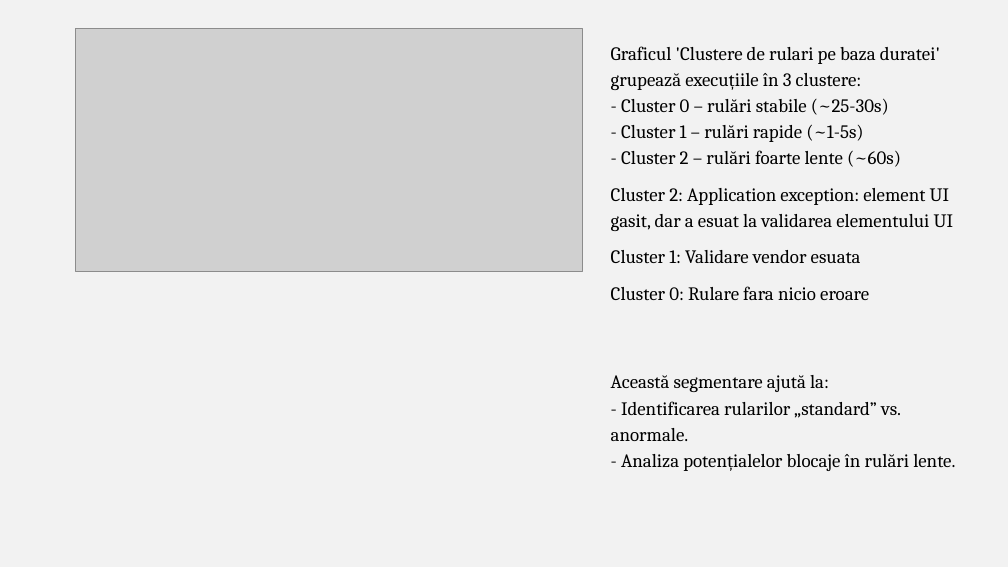
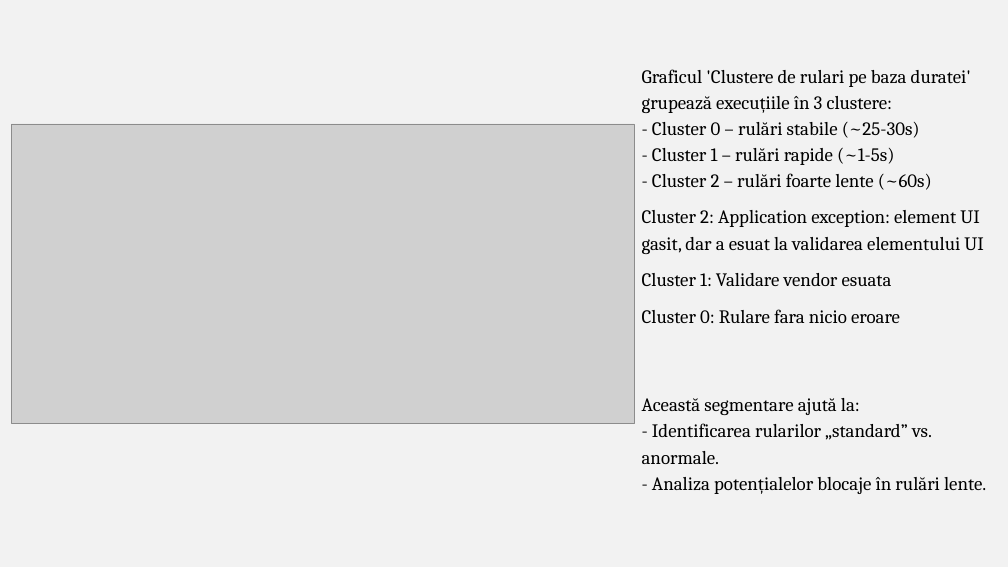
Before and after one commit to lzrwilliam/TestingOnRPAInvoiceExtractor, a slide deck: slide 9 of testarea sistemelor software.pptx. Drawn at 1008x567 pixels with LibreOffice and Linux fonts; fonts in the diff are those of the drawing; grey boxes stand for pictures. Boxes give left, top, right and bottom in pixels: in the first picture for what was removed or moved away, otherwise in the second. Text is boxed around its words. In the diff, an @@ line names an element or a change of style, - is before the commit and + after.

```diff
--- a/testarea sistemelor software.pptx
+++ b/testarea sistemelor software.pptx
@@ text "Graficul 'Clustere de rulari pe ...": place and size @@
-text "Graficul 'Clustere de rulari pe ..." at bbox=[611, 46, 955, 471]
+text "Graficul 'Clustere de rulari pe ..." at bbox=[642, 69, 986, 494]
@@ picture: place and size @@
-picture at bbox=[76, 29, 582, 272]
+picture at bbox=[11, 124, 634, 423]
```
Also in this commit, not shown: 7 other slides changed, 2 slides added, 2 slides removed.
